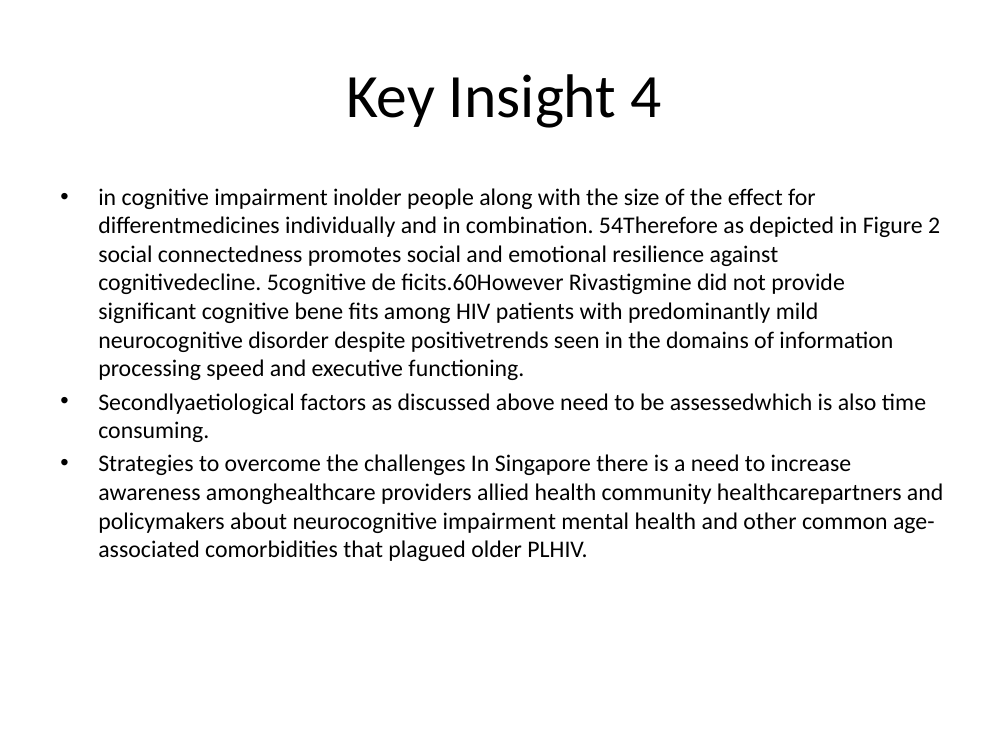
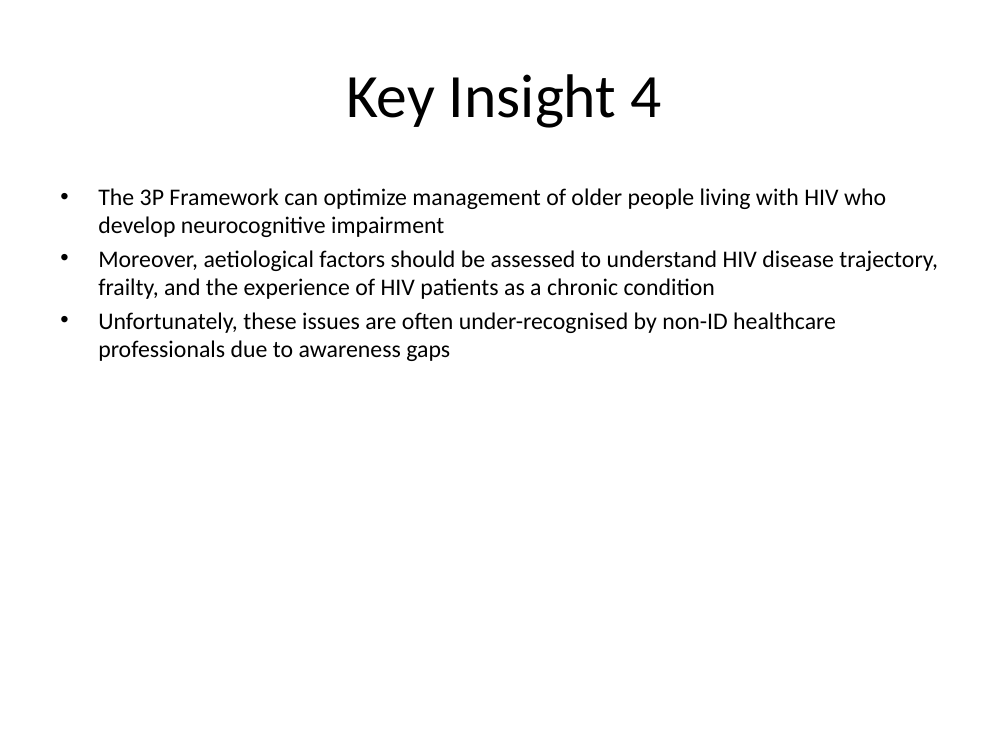
Before and after one commit to RowenTey/lazy-docs, a slide deck: slide 5 of output/research.ppt. Drawn at 1008x756 pixels with LibreOffice and Linux fonts; fonts in the diff are those of the drawing. Boxes give left, top, right and bottom in pixels: in the first picture for what was removed or moved away, otherwise in the second. Text is boxed around its words. In the diff, an @@ line names an element or a change of style, - is before the commit and + after.

```diff
--- a/output/research.ppt
+++ b/output/research.ppt
@@ text at (x1=98, y1=188, x2=938, y2=361): text changed @@
-• in cognitive impairment inolder people along with the size of the effect for differentmedicines individually and in combination. 54Therefore as depicted in Figure 2 social connectedness promotes social and emotional resilience against cognitivedecline. 5cognitive de ﬁcits.60However Rivastigmine did not provide signiﬁcant cognitive bene ﬁts among HIV patients with predominantly mild neurocognitive disorder despite positivetrends seen in the domains of information processing speed and executive functioning.
-• Secondlyaetiological factors as discussed above need to be assessedwhich is also time consuming.
-• Strategies to overcome the challenges In Singapore there is a need to increase awareness amonghealthcare providers allied health community healthcarepartners and policymakers about neurocognitive impairment mental health and other common age-associated comorbidities that plagued older PLHIV.
+• The 3P Framework can optimize management of older people living with HIV who develop neurocognitive impairment
+• Moreover, aetiological factors should be assessed to understand HIV disease trajectory, frailty, and the experience of HIV patients as a chronic condition
+• Unfortunately, these issues are often under-recognised by non-ID healthcare professionals due to awareness gaps
```
Also in this commit, not shown: 5 other slides changed, 1 slide added, 1 slide removed, 9 other files.
